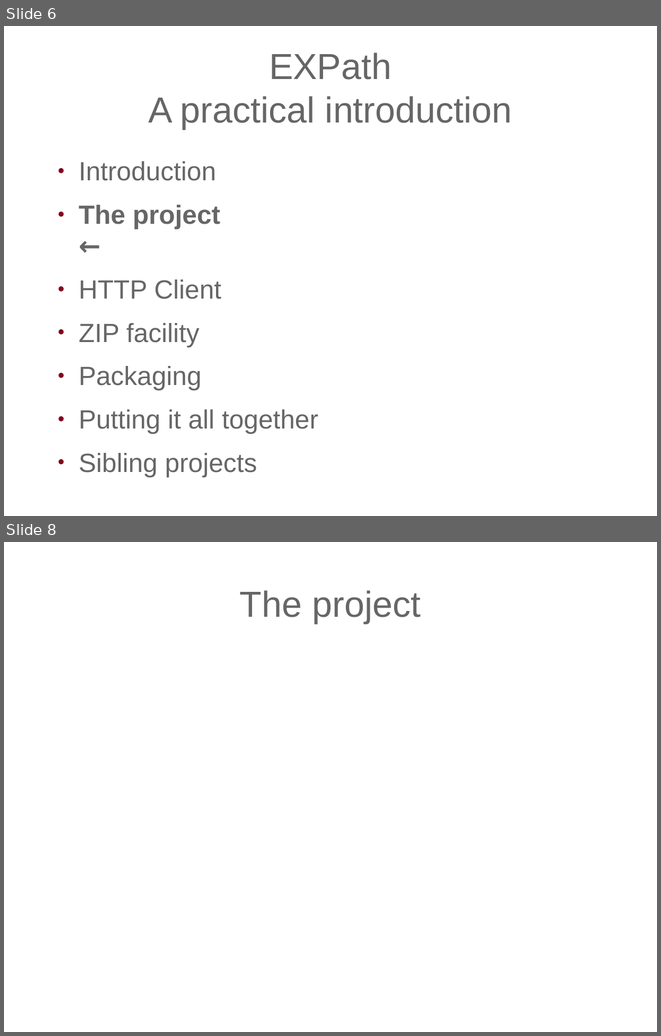
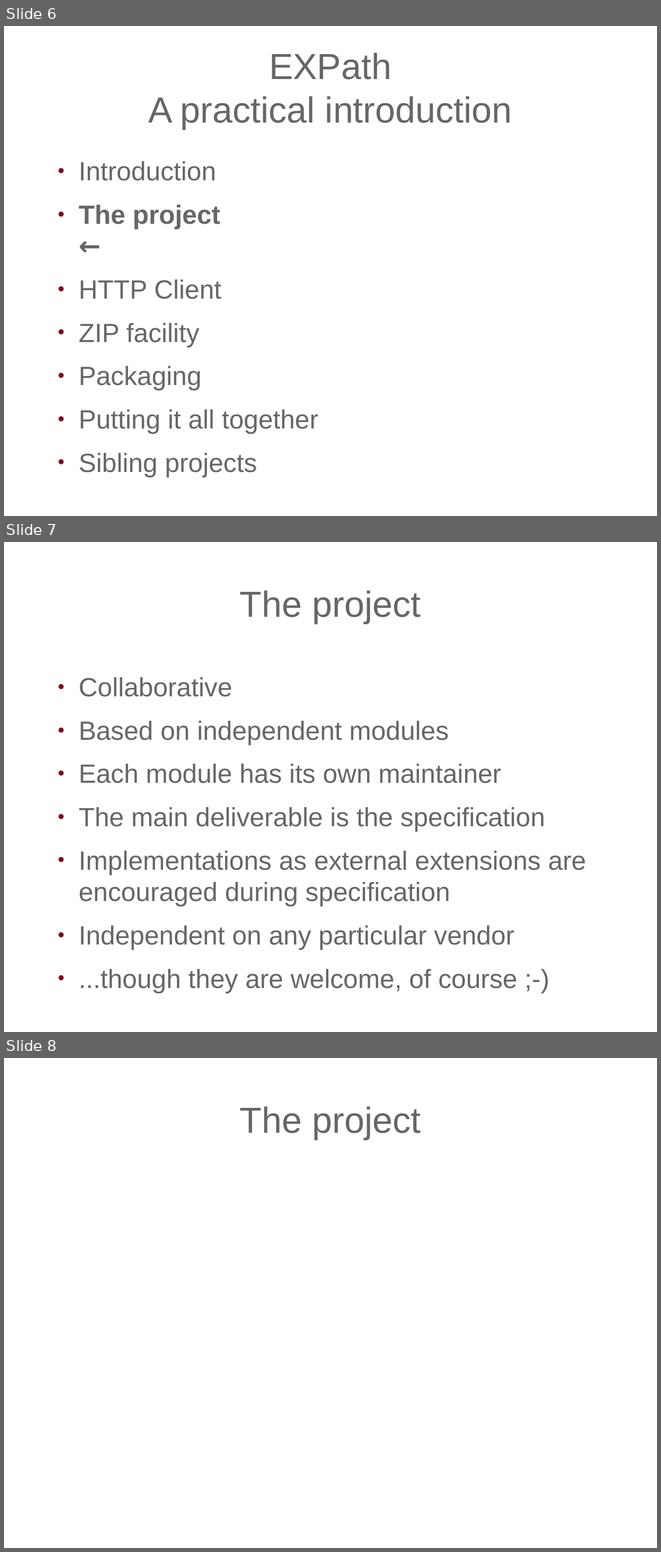
Before and after one commit to expath/expath-www, a slide deck: misc/2009-balisage/presentation/balisage-expath.odp. Shown one above the other, each under a label of ours: slides 6 and 8 before the commit, slides 6, 7 and 8 after it; the slides between them are not shown. The pictures are 661x1036 and 661x1552 pixels, drawn with LibreOffice and Linux fonts; fonts in the diff are those of the drawing; background and template pictures are left out. Boxes give left, top, right and bottom in pixels: in the first picture for what was removed or moved away, otherwise in the second. Text is boxed around its words. In the diff, an @@ line names an element or a change of style, - is before the commit and + after.

```diff
--- a/misc/2009-balisage/presentation/balisage-expath.odp
+++ b/misc/2009-balisage/presentation/balisage-expath.odp
@@ slide 7 added at [4, 542, 657, 1032], background picture (left out) @@
@@ title added at [240, 590, 421, 623], 44 pt, text #666666 @@
+The project
@@ text added at [79, 677, 586, 992], 32 pt, text #666666 @@
+● Collaborative
+● Based on independent modules
+● Each module has its own maintainer
+● The main deliverable is the specification
+● Implementations as external extensions are encouraged during specification
+● Independent on any particular vendor
+● ...though they are welcome, of course ;-)
```
Also in this commit, not shown: 1 slide removed.
